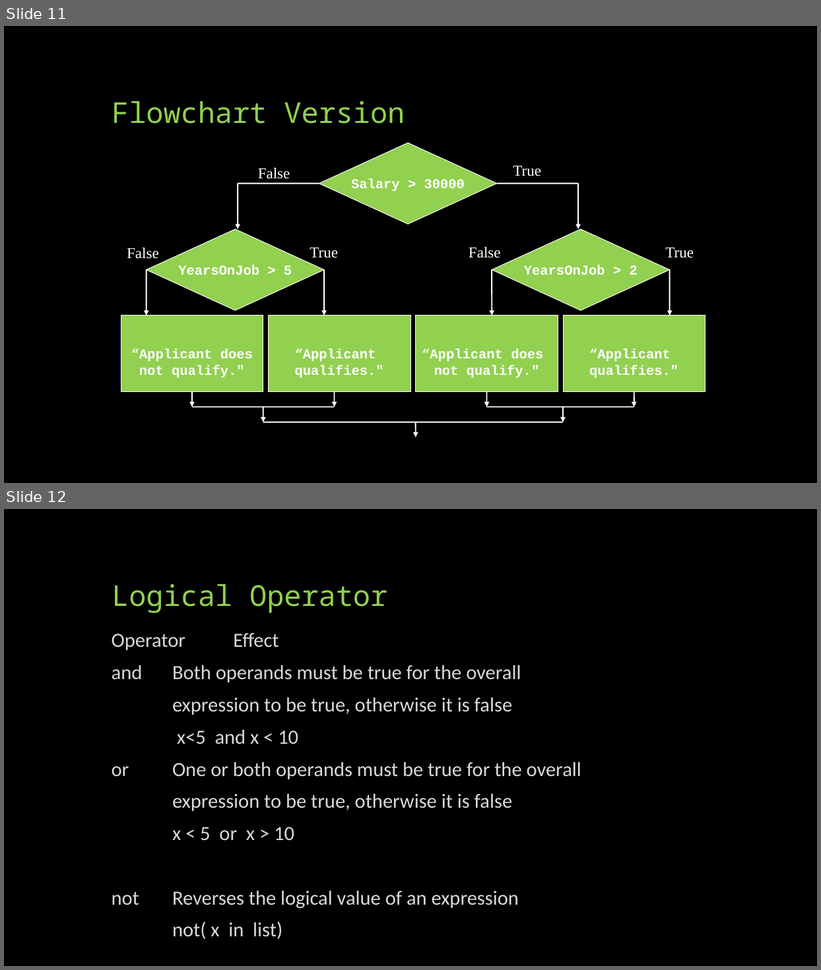
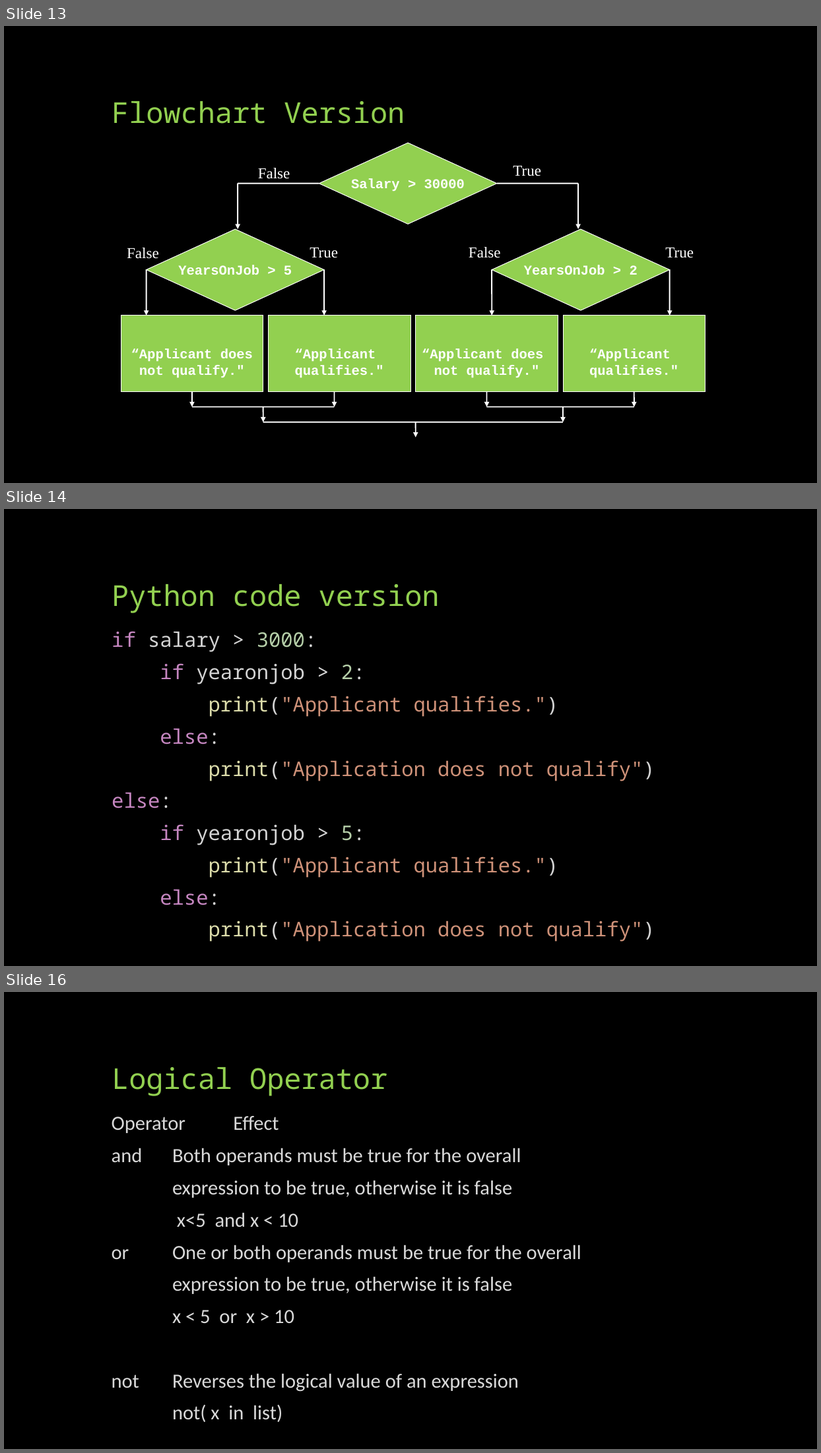
Before and after one commit to yilianz/CSCI125, a slide deck: LectureNotes/PythonControlStructure.pptx. Shown one above the other, each under a label of ours: slides 11 and 12 before the commit, slides 13, 14 and 16 after it; the slides between them are not shown. The pictures are 821x970 and 821x1453 pixels, drawn with LibreOffice and Linux fonts; fonts in the diff are those of the drawing. Boxes give left, top, right and bottom in pixels: in the first picture for what was removed or moved away, otherwise in the second. Text is boxed around its words. In the diff, an @@ line names an element or a change of style, - is before the commit and + after.

```diff
--- a/LectureNotes/PythonControlStructure.pptx
+++ b/LectureNotes/PythonControlStructure.pptx
@@ slide 14 added at box(4, 509, 817, 966), background #000000 @@
@@ title added at box(112, 584, 440, 613), 34 pt, text #92D050 @@
+Python code version
@@ text added at box(112, 631, 655, 942), 23.8 pt, text #CE9178 @@
+if salary > 3000:
+if yearonjob > 2:
+print("Applicant qualifies.")
+else:
+print("Application does not qualify")
+else:
+if yearonjob > 5:
+print("Applicant qualifies.")
+else:
+print("Application does not qualify")
@@ what was slide 11 is now slide 13 @@
@@ what was slide 12 is now slide 16 @@
```
Also in this commit, not shown: 5 slides changed, 9 other slides added, 2 other files.
